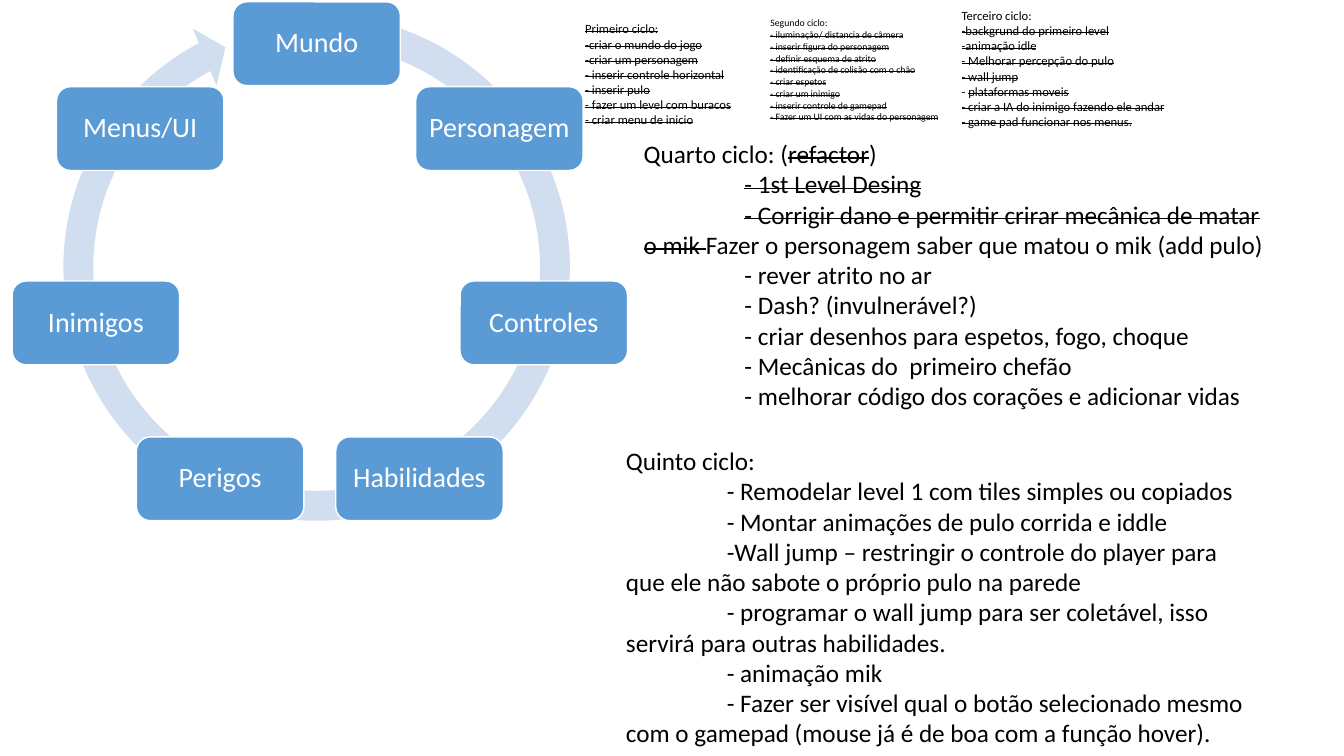
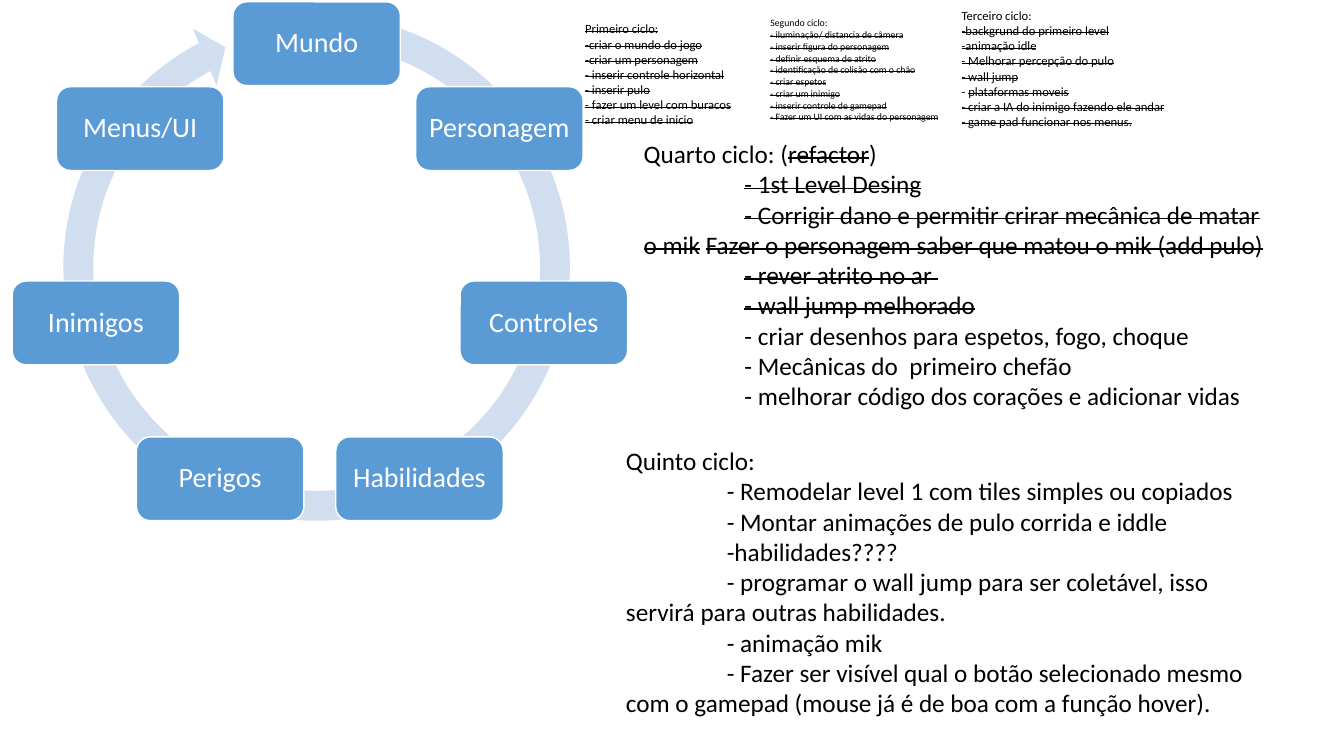
Before and after one commit to radfek/MilhoMen, a slide deck: slide 1 of GDD/Ciclo de trabalho.pptx. Drawn at 1344x756 pixels with LibreOffice and Linux fonts; fonts in the diff are those of the drawing. Boxes give left, top, right and bottom in pixels: in the first picture for what was removed or moved away, otherwise in the second. Text is boxed around its words. In the diff, an @@ line names an element or a change of style, - is before the commit and + after.

Commit message:
Wall jump improoved

```diff
--- a/GDD/Ciclo de trabalho.pptx
+++ b/GDD/Ciclo de trabalho.pptx
@@ text at box(644, 206, 1262, 284): strikethrough on in "Fazer o personagem saber que matou o ...", "- rever atrito no ar" @@
@@ text at box(758, 296, 975, 319): text changed @@
-- Dash? (invulnerável?)
+- wall jump melhorado
@@ text at box(727, 543, 898, 561): text changed @@
--Wall jump – restringir o controle do player para que ele não sabote o próprio pulo na parede
+-habilidades????
```
Also in this commit, not shown: 4 other files.
